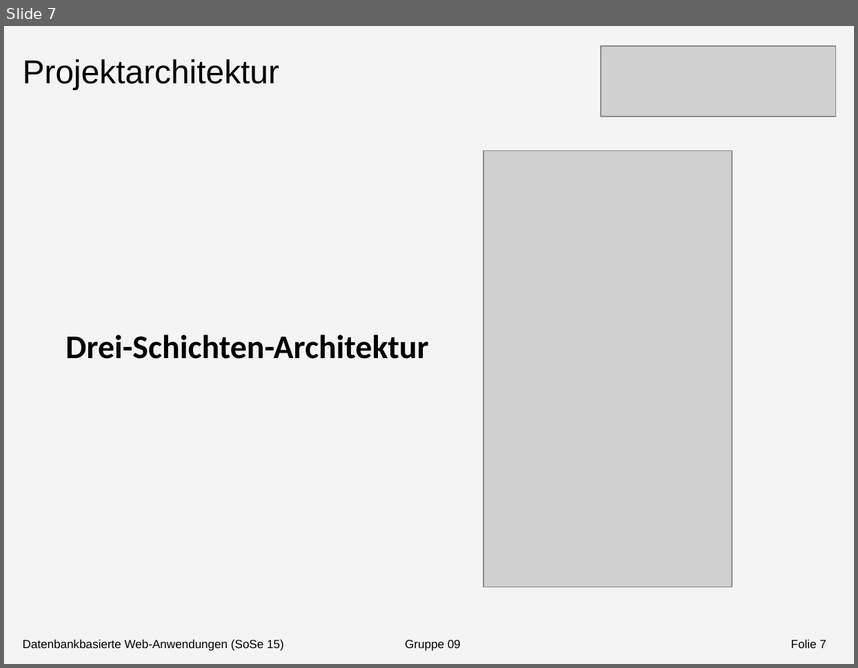
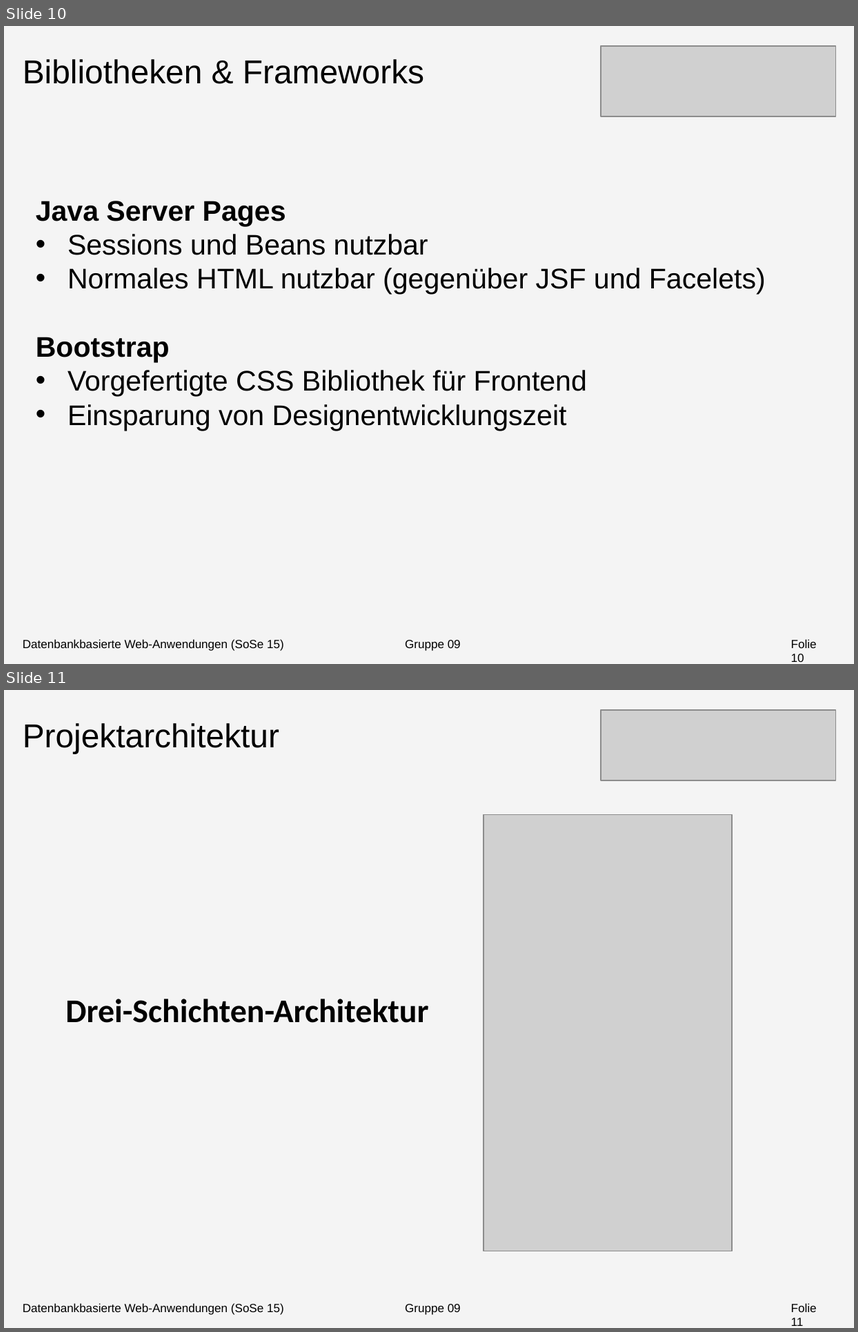
Before and after one commit to Shardic/DatenbankenMI2015, a slide deck: Doku/Dokumentation/Präsentation/Präsentation1.pptx. Shown one above the other, each under a label of ours: slide 7 before the commit, slides 10 and 11 after it. The pictures are 858x668 and 858x1332 pixels, drawn with LibreOffice and Linux fonts; fonts in the diff are those of the drawing; grey boxes stand for pictures. Boxes give left, top, right and bottom in pixels: in the first picture for what was removed or moved away, otherwise in the second. Text is boxed around its words. In the diff, an @@ line names an element or a change of style, - is before the commit and + after.

```diff
--- a/Doku/Dokumentation/Präsentation/Präsentation1.pptx
+++ b/Doku/Dokumentation/Präsentation/Präsentation1.pptx
@@ slide 10 added at box(4, 26, 854, 664), background #F4F4F4 @@
@@ text added at box(23, 59, 424, 84), 28 pt, text #000000 @@
+Bibliotheken & Frameworks
@@ picture added at box(601, 47, 835, 117) @@
@@ text added at box(36, 201, 766, 430), 24 pt, text #000000 @@
+Java Server Pages
+• Sessions und Beans nutzbar
+• Normales HTML nutzbar (gegenüber JSF und Facelets)
+Bootstrap
+• Vorgefertigte CSS Bibliothek für Frontend
+• Einsparung von Designentwicklungszeit
@@ text added at box(23, 639, 461, 650), 10 pt, text #000000 @@
+Datenbankbasierte Web-Anwendungen (SoSe 15) Gruppe 09
@@ page number added at box(791, 639, 817, 661), 10 pt, text #000000 @@
+Folie 10
@@ what was slide 7 is now slide 11 @@
@@ page number at box(791, 1303, 817, 1325): text changed @@
-Folie 7
+Folie 11
```
Also in this commit, not shown: 3 other slides added.
